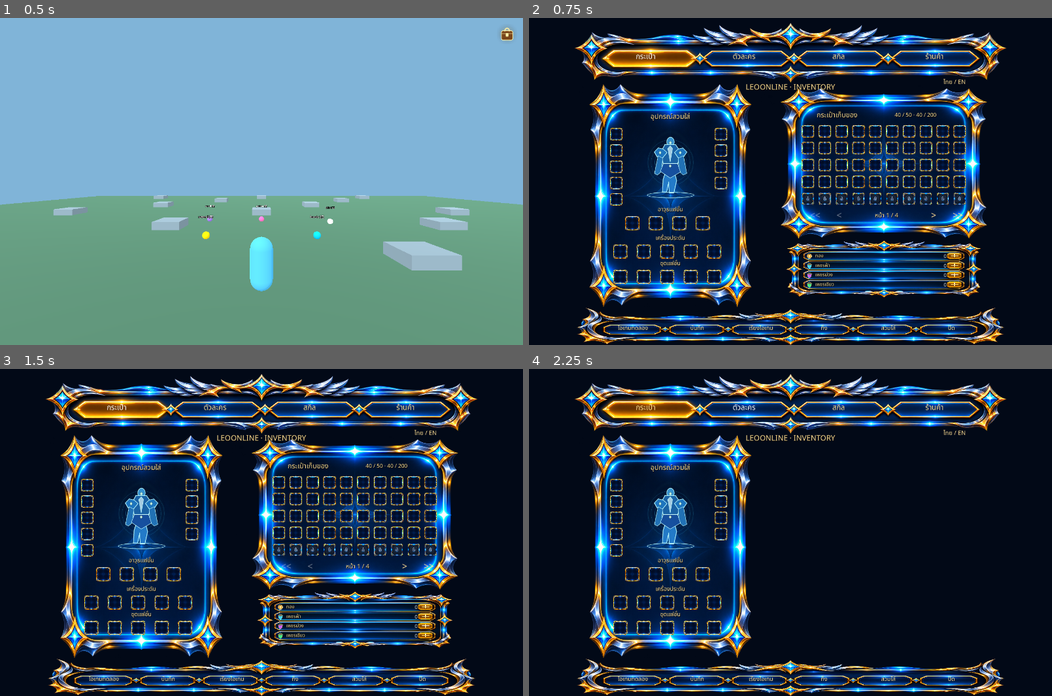
Above: before the commit, frames 1-4 (two rows, left to right).
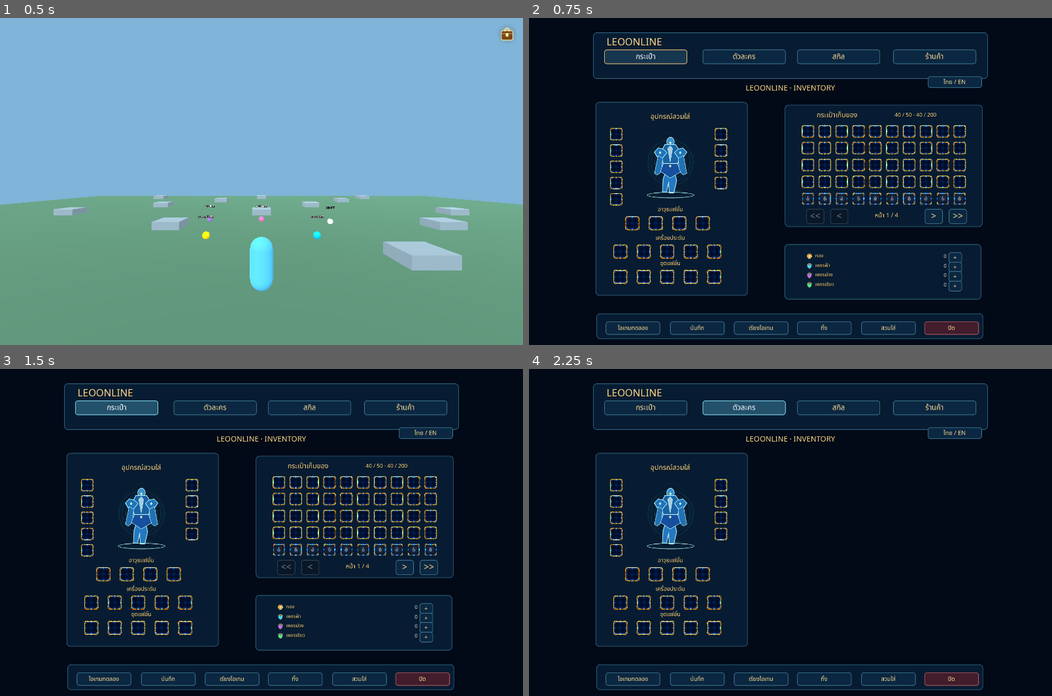
Above: after the commit, the same moments.

Repository: redfullmoon209-debug/Leoonline
Game: Godot game, scene res://scenes/main.tscn
Same seed, same stepped clock (60 frames per second), same inputs: the game is played once before the commit and once after it.
Inputs (mouse positions are in pixels of both pictures, inside the frame that each line leads up to):
- Up to frame 1 (0.5 s): no input
- Up to frame 2 (0.75 s): click (1036, 34) at 0.5 s
- Up to frame 3 (1.5 s): click "กระเป๋า" at 1.25 s
- Up to frame 4 (2.25 s): click "ตัวละคร" at 2 s

Frame 1 is identical in both runs. In frame 2, 33% of the frame differs, in the area x 8-92%, y 1-100%; in frame 3, 33%; in frame 4, 22%.

Commit message:
inventory: remove ornamental winged headers, corner gems and busy frames; use clean navy flat panels

Diff:
--- a/scripts/inventory_ui.gd
+++ b/scripts/inventory_ui.gd
@@ -1,6 +1,7 @@
 extends PanelContainer
-## LEOONLINE UI: original approved PNG files displayed directly as Godot layers.
-## NO art generation, screenshot crops, or baked-in text. Text/interaction are native Controls.
+## LEOONLINE: lightweight flat borders, no oversized decorative wing/diamond frames.
+## Original approved PNGs remain untouched; only item slots/icons use PNG layers.
+## All text and interaction use native localized Godot Controls.
 const Approved = "res://assets/ui/approved/"
 const Icons = "res://assets/ui/inventory/"
 const StoreScript = preload("res://scripts/store.gd")
@@ -123,7 +124,7 @@
 var is_built := false
 var viewport_wrapper: Control
 var detail_content: Control
-var detail_art: TextureRect
+var detail_art: Control
 var detail_dismiss: Button
 var scroller: ScrollContainer
 var scroll_content: Control
@@ -166,6 +167,36 @@
  parent.add_child(img)
  _rect(img,x,y,w,h)
  return img
+
+func _flat_style(background: Color, border_color: Color, radius: int = 9) -> StyleBoxFlat:
+ var skin := StyleBoxFlat.new()
+ skin.bg_color = background
+ skin.border_color = border_color
+ skin.set_border_width_all(2)
+ skin.set_corner_radius_all(radius)
+ return skin
+
+func _flat_panel(parent: Node, x: float, y: float, w: float, h: float) -> Panel:
+ var panel := Panel.new()
+ panel.mouse_filter = Control.MOUSE_FILTER_IGNORE
+ panel.add_theme_stylebox_override("panel",_flat_style(Color("#071c32"),Color("#2d647f"),12))
+ parent.add_child(panel)
+ _rect(panel,x,y,w,h)
+ return panel
+
+func _flat_button(button: Button, active: bool = false, is_close: bool = false) -> void:
+ # No ornamental images. These are lightweight native styles, not new PNGs.
+ var outline: Color = Color("#e8be76") if active else Color("#3e748e")
+ var base: Color = Color("#17364f") if active else Color("#0b2741")
+ if is_close:
+  outline = Color("#ad5860")
+  base = Color("#421d2c")
+ button.flat = false
+ button.add_theme_stylebox_override("normal",_flat_style(base,outline,8))
+ button.add_theme_stylebox_override("hover",_flat_style(Color("#23506b") if not is_close else Color("#672b35"),Color("#82dbef"),8))
+ button.add_theme_stylebox_override("pressed",_flat_style(Color("#1c4764"),Color("#e8be76"),8))
+ button.add_theme_stylebox_override("focus",_flat_style(Color("#102d4b"),Color("#82dbef"),8))
+ button.add_theme_stylebox_override("disabled",_flat_style(Color("#091728"),Color("#304254"),8))
 
 func _label(s: String, parent: Node, x: float, y: float, w: float, h: float, size: int = 17, align: HorizontalAlignment = HORIZONTAL_ALIGNMENT_CENTER, gold: bool = true) -> Label:
  var l := Label.new()
@@ -200,8 +231,8 @@
  return b
 
 func _build() -> void:
- # Each region has one approved background. The flattened reference has six
- # fashion slots, so it cannot serve as a dynamic five-slot background.
+ # Remove decorative corner gems, wings and thick fantasy frames.
+ # Keep the original PNG files unchanged on disk and preserve functional item slots.
  mouse_filter = Control.MOUSE_FILTER_STOP
  var backdrop := StyleBoxFlat.new()
  backdrop.bg_color = Color("#020917")
@@ -221,7 +252,8 @@
  stage.mouse_filter = Control.MOUSE_FILTER_PASS
  scroll_content.add_child(stage)
  _rect(stage,0,0,W,H)
- _art("ornate_four_tab_fantasy_navigation_bar",stage,0,-65,W,370)
+ _flat_panel(stage,68,48,1312,154)
+ _label("LEOONLINE",stage,113,55,590,52,33,HORIZONTAL_ALIGNMENT_LEFT)
  var tab_x := [105.0,432.0,746.0,1065.0]
  var titles := ["Inventory","Character","Skill","Shop"]
  for idx in range(4):
@@ -229,16 +261,18 @@
   tab.text = _tr(titles[idx])
   tab.set_meta("l10n",titles[idx])
   _style_text_button(tab,24)
+  _flat_button(tab,idx==current_tab)
   tab_buttons.append(tab)
  language_button = _hitbox(stage,1180,194,180,38,func(): set_language("th" if locale=="en" else "en"))
  language_button.text = "ไทย / EN"
  _style_text_button(language_button,20)
- _label("LEOONLINE · INVENTORY",stage,400,211,648,38,25)
+ _flat_button(language_button)
+ _label("LEOONLINE · INVENTORY",stage,400,214,648,38,25)
  equipment_panel = Control.new()
  equipment_panel.mouse_filter = Control.MOUSE_FILTER_IGNORE
  stage.add_child(equipment_panel)
  _rect(equipment_panel,0,0,W,H)
- _art("luminous_blue_gold_fantasy_inventory_frame",equipment_panel,0,140,650,920)
+ _flat_panel(equipment_panel,76,279,506,643)
  _label("Equipment",equipment_panel,150,310,350,36,23)
  _art("character_silhouette",equipment_panel,233,360,185,250,false)
  main_equip_list = Control.new()
@@ -276,7 +310,7 @@
  bag_panel.mouse_filter = Control.MOUSE_FILTER_IGNORE
  stage.add_child(bag_panel)
  _rect(bag_panel,0,0,W,H)
- _art("luminous_blue_gold_fantasy_inventory_frame",bag_panel,620,180,828,620)
+ _flat_panel(bag_panel,705,288,657,406)
  _label("Bag",bag_panel,764,305,230,36,23)
  capacity_text = _label("",bag_panel,1000,305,280,36,18)
  bag_grid = GridContainer.new()
@@ -291,21 +325,25 @@
   var button := _hitbox(bag_panel,x,634,60,44,_page_button.bind([0,1,3,4][i]))
   button.text = ["<<","<",">",">>"][i]
   _style_text_button(button,30)
+  _flat_button(button)
   page_buttons.append(button)
  page_text = _label("",bag_panel,934,634,220,44,20)
  currency_panel = Control.new()
  currency_panel.mouse_filter = Control.MOUSE_FILTER_IGNORE
  bag_panel.add_child(currency_panel)
  _rect(currency_panel,0,0,W,H)
- _art("ornate_four_row_currency_panel",currency_panel,701,738,666,192)
+ _flat_panel(currency_panel,704,751,654,184)
  for i in range(4):
   var money: String = MONEY[i]
   var row_y: float = 778.0 + float(i)*31.5
   _art("icon_"+money,currency_panel,774,row_y,25,25,false)
   _label(money.capitalize(),currency_panel,806,row_y,120,25,16,HORIZONTAL_ALIGNMENT_LEFT)
   money_labels[money] = _label("0",currency_panel,921,row_y,322,25,17,HORIZONTAL_ALIGNMENT_RIGHT,false)
-  _hitbox(currency_panel,1249,row_y,45,28,func(): set_notice("Cash Shop is not available yet"))
- _art("ornate_blue_gold_action_bar",stage,0,934,W,192)
+  var cash_button := _hitbox(currency_panel,1249,row_y,45,28,func(): set_notice("Cash Shop is not available yet"))
+  cash_button.text = "+"
+  _style_text_button(cash_button,20)
+  _flat_button(cash_button)
+ _flat_panel(stage,79,981,1285,85)
  var foot_names := ["Demo Items","Save","Auto Sort","Trash","Equip","Close"]
  var foot_x := [110.0,324.0,536.0,746.0,959.0,1169.0]
  for i in range(6):
@@ -321,6 +359,7 @@
   button.text = _tr(foot_names[i])
   button.set_meta("l10n",foot_names[i])
   _style_text_button(button,19)
+  _flat_button(button,false,i==5)
   footer_buttons.append(button)
  waiting_panel = Control.new()
  waiting_panel.mouse_filter = Control.MOUSE_FILTER_IGNORE
@@ -500,6 +539,7 @@
   waiting_text.text = _tr("Skills are not available yet" if current_tab==2 else "Shop is not available yet")
  for i in range(tab_buttons.size()):
   tab_buttons[i].add_theme_color_override("font_color",Color.WHITE if i==current_tab else Color("#ffde93"))
+  _flat_button(tab_buttons[i],i==current_tab)
  if current_tab != 0:
   _hide_details()
  _layout_details()
@@ -569,7 +609,7 @@
  detail_content = Control.new()
  var content := detail_content
  detail_panel.add_child(content)
- detail_art = _art("luminous_blue_gold_fantasy_inventory_frame",content,0,0,648,210)
+ detail_art = _flat_panel(content,0,0,648,210)
  detail_icon = _art("",content,105,65,62,62,false)
  detail_icon.stretch_mode = TextureRect.STRETCH_KEEP_ASPECT_CENTERED
  detail_heading = _label("",content,180,42,355,33,20,HORIZONTAL_ALIGNMENT_LEFT)
@@ -581,6 +621,7 @@
  detail_dismiss = dismiss
  dismiss.text = "×"
  _style_text_button(dismiss,26)
+ _flat_button(dismiss)
  detail_panel.visible = false
 
 func _show_details(item: String, equipment_key: String = "", locked: bool = false) -> void:
